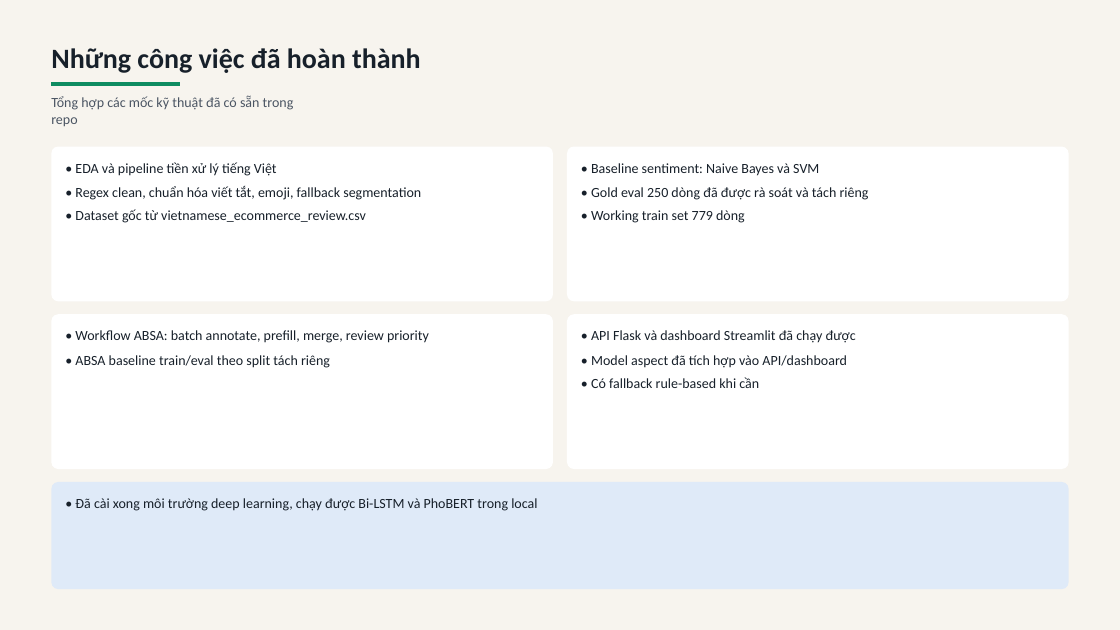
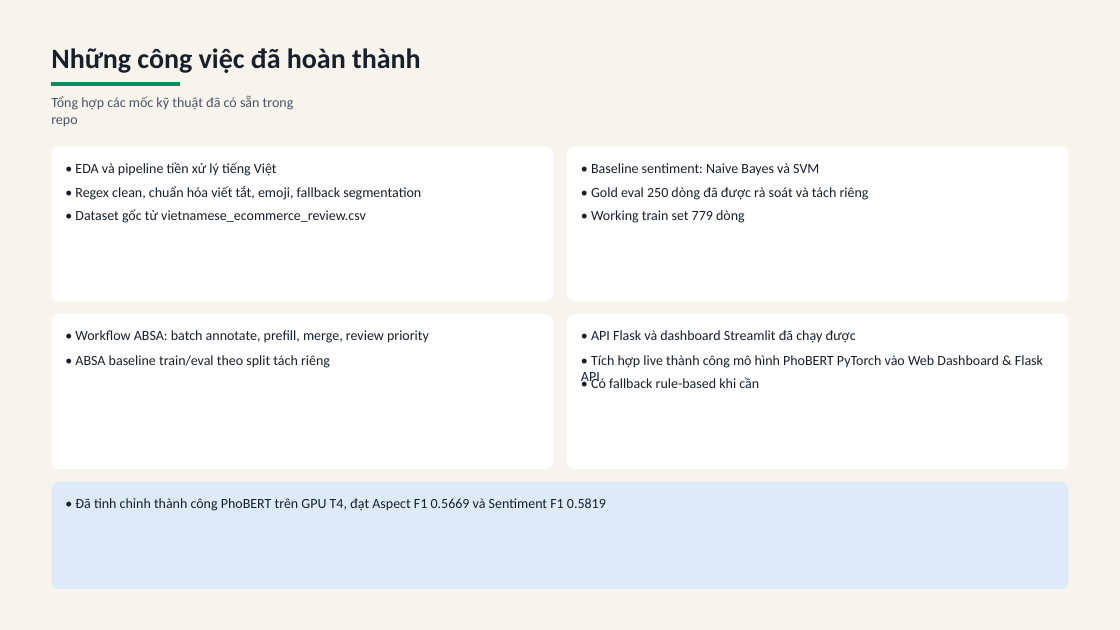
Before and after one commit to PhukDev/kltn-vietnamese-ecommerce-absa, a slide deck: slide 2 of BAO_CAO_TIEN_DO_KLTN.pptx. Drawn at 1120x630 pixels with LibreOffice and Linux fonts; fonts in the diff are those of the drawing. Boxes give left, top, right and bottom in pixels: in the first picture for what was removed or moved away, otherwise in the second. Text is boxed around its words. In the diff, an @@ line names an element or a change of style, - is before the commit and + after.

Commit message:
docs: programmatically update PowerPoint slide text with actual GPU training metrics and live dashboard integration details

```diff
--- a/BAO_CAO_TIEN_DO_KLTN.pptx
+++ b/BAO_CAO_TIEN_DO_KLTN.pptx
@@ text at (x1=591, y1=355, x2=1043, y2=368): text changed @@
-• Model aspect đã tích hợp vào API/dashboard
+• Tích hợp live thành công mô hình PhoBERT PyTorch vào Web Dashboard & Flask API
@@ text at (x1=75, y1=498, x2=606, y2=511): text changed @@
-• Đã cài xong môi trường deep learning, chạy được Bi-LSTM và PhoBERT trong local
+• Đã tinh chỉnh thành công PhoBERT trên GPU T4, đạt Aspect F1 0.5669 và Sentiment F1 0.5819
```
Also in this commit, not shown: 2 other slides changed, 1 slide added, 1 slide removed, 1 other file.
